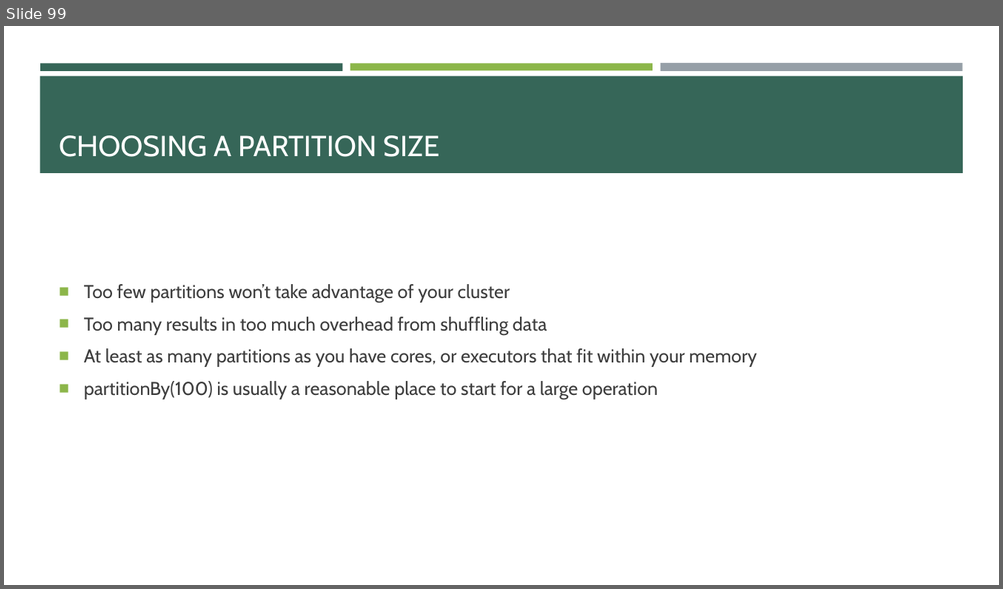
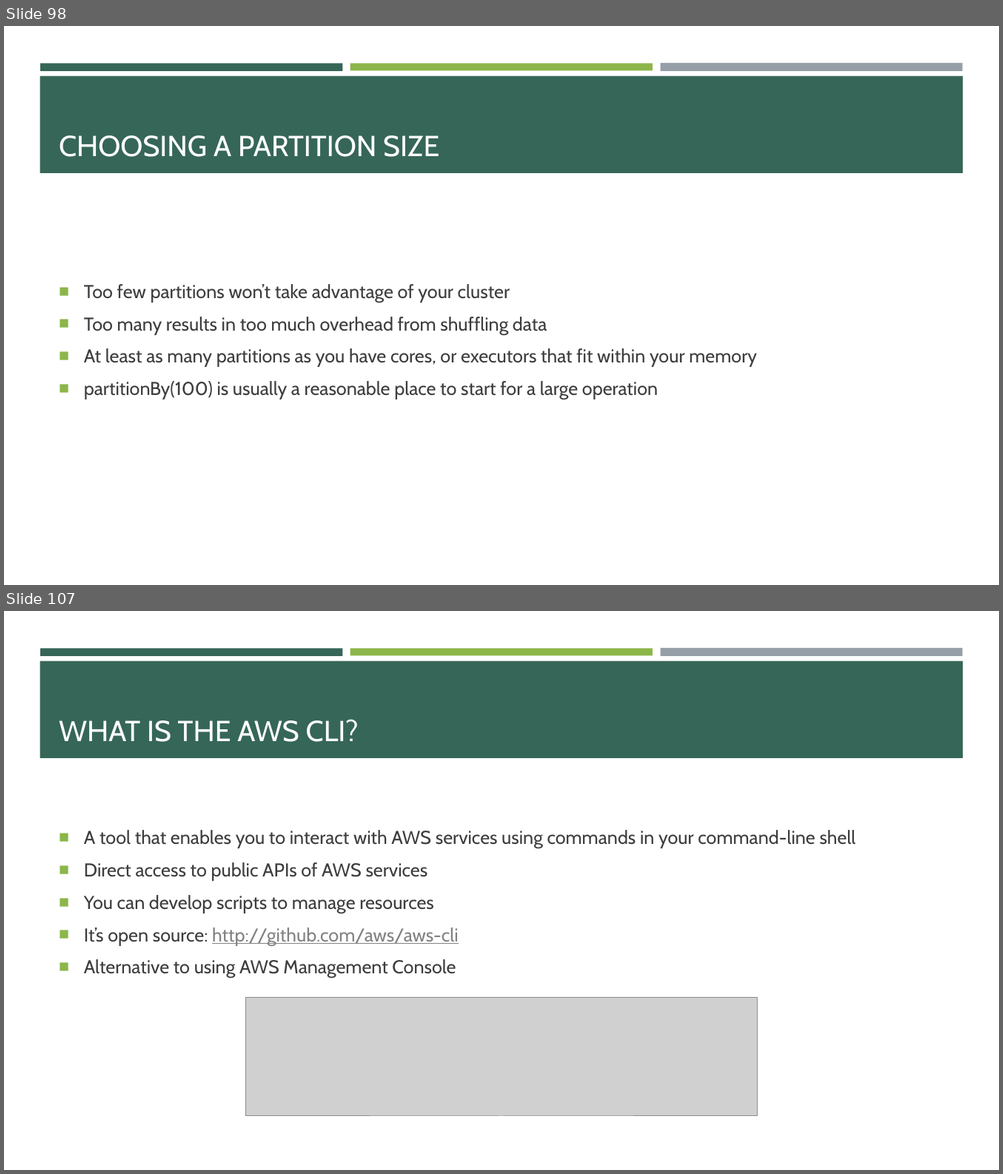
Before and after one commit to e-m-wilson/data_engineering, a slide deck: spark/Spark.pptx. Shown one above the other, each under a label of ours: slide 99 before the commit, slides 98 and 107 after it; the slides between them are not shown. The pictures are 1003x589 and 1003x1174 pixels, drawn with LibreOffice and Linux fonts; fonts in the diff are those of the drawing; grey boxes stand for pictures. Boxes give left, top, right and bottom in pixels: in the first picture for what was removed or moved away, otherwise in the second. Text is boxed around its words. In the diff, an @@ line names an element or a change of style, - is before the commit and + after.

```diff
--- a/spark/Spark.pptx
+++ b/spark/Spark.pptx
@@ slide 107 added at [4, 611, 999, 1170], background #FFFFFF; not listed: 4 template elements that a slide beside it also shows @@
@@ title added at [59, 719, 358, 742], 28 pt, text #FFFFFF @@
+WHAT IS THE AWS CLI?
@@ text added at [84, 830, 856, 978], 18 pt, text #3D3D3D @@
+■ A tool that enables you to interact with AWS services using commands in your command-line shell
+■ Direct access to public APIs of AWS services
+■ You can develop scripts to manage resources
+■ It’s open source: http://github.com/aws/aws-cli
+■ Alternative to using AWS Management Console
@@ picture added at [246, 997, 757, 1116] @@
@@ what was slide 99 is now slide 98 @@
```
Also in this commit, not shown: 4 slides changed, 33 other slides added, 6 other files.
